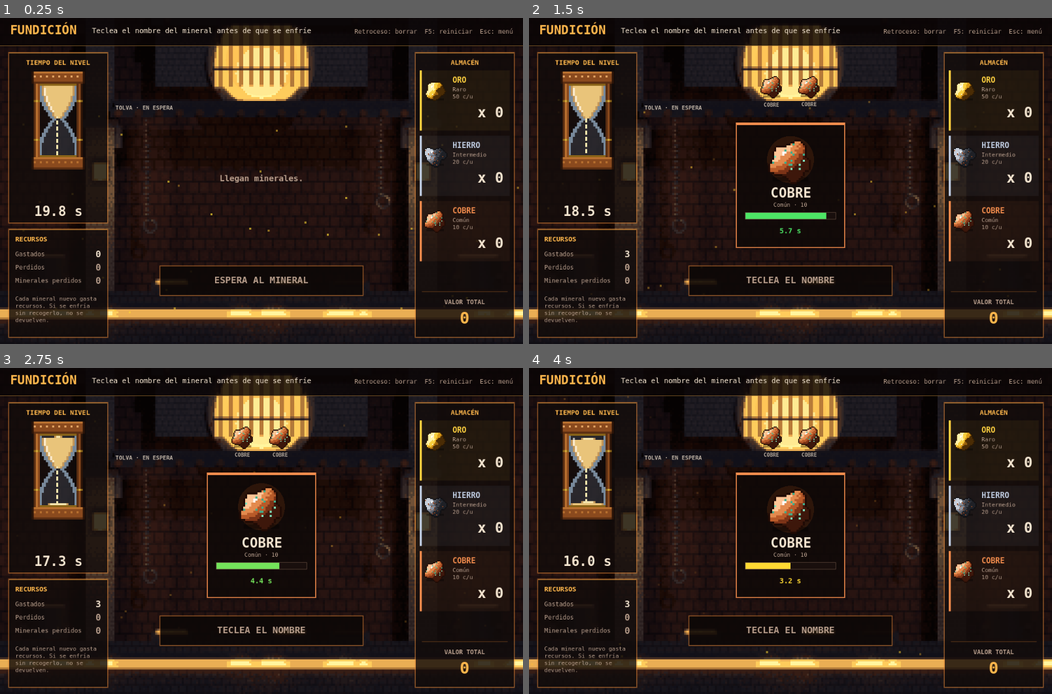
Above: before the commit, frames 1-4 (two rows, left to right).
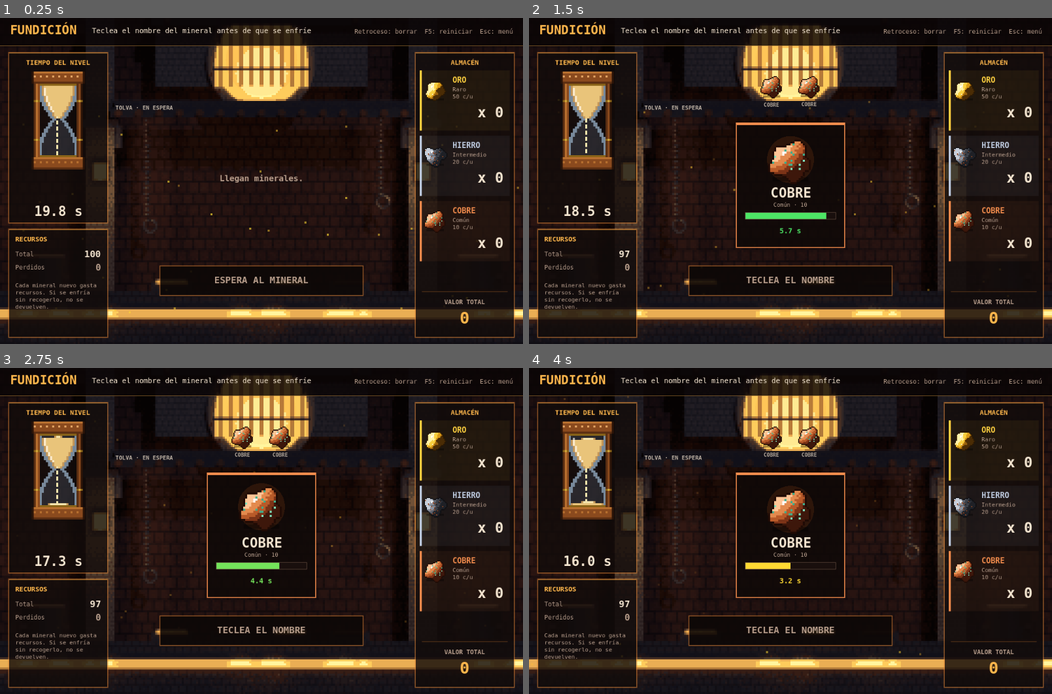
Above: after the commit, the same moments.

Repository: CrunchTimeLabs/nova-protocol
Game: Godot game, scene res://scenes/foundry_lab.tscn
Same seed, same stepped clock (60 frames per second), same inputs: the game is played once before the commit and once after it. This scene is started directly instead of the project's main scene.
Inputs (mouse positions are in pixels of both pictures, inside the frame that each line leads up to):
- Up to frame 1 (0.25 s): no input
- Up to frame 2 (1.5 s): tap Enter at 0.5 s; move the mouse to (905, 164) at 0.52 s; hold Right 0.53-1.25 s; tap 1 at 0.6 s; click (905, 164) at 0.67 s; tap Space at 0.77 s; drag from (685, 197) to (764, 246) at 1.27 s
- Up to frame 3 (2.75 s): tap Space at 2 s; move the mouse to (313, 459) at 2.02 s; hold Right from 2.03 s (still down); tap 3 at 2.1 s
- Up to frame 4 (4 s): release Right at 2.75 s; drag from (764, 596) to (633, 482) at 2.77 s; move the mouse to (947, 579) at 3.52 s; hold Left from 3.53 s (still down); tap Backspace at 3.6 s; tap Space at 3.77 s

The runs differ from the first frame. In frame 1, 0.7% of the frame differs, in the area x 2-20%, y 71-94%; in frame 2, 0.6%; in frame 3, 0.6%; in frame 4, 0.6%.

Commit message:
Se cambio los nombres y se quito un par de cosas

Diff:
--- a/game/features/foundry/foundry_run.gd
+++ b/game/features/foundry/foundry_run.gd
@@ -31,6 +31,8 @@
 }
 ## Recursos que cuesta generar cada mineral (no se devuelven si se pierde).
 const COSTS: Dictionary = {Mineral.IRON: 2, Mineral.COPPER: 1, Mineral.GOLD: 4}
+## Recursos totales del nivel: cada mineral nuevo gasta uno.
+const RESOURCE_TOTAL := 100
 const MIN_GROUP := 3
 const MAX_GROUP := 4
 const MIN_PICK := 1
@@ -77,6 +79,8 @@
 ## Objetivos en el centro, cada uno con su reloj.
 var active: Array[Spawn] = []
 var lost: int = 0
+## Recursos que quedan del total del nivel; baja de uno en uno con cada mineral nuevo.
+var resources: int = RESOURCE_TOTAL
 var resources_used: int = 0
 var resources_lost: int = 0
 var value: int = 0
@@ -161,6 +165,7 @@
     var added: Array[Spawn] = []
     while waiting.size() < size:
         var spawn: Spawn = Spawn.new(_random_mineral())
+        resources = maxi(resources - 1, 0)
         resources_used += int(COSTS[spawn.mineral])
         waiting.append(spawn)
         added.append(spawn)
--- a/game/features/foundry/view/foundry_screen.gd
+++ b/game/features/foundry/view/foundry_screen.gd
@@ -448,15 +448,14 @@
     var x: float = RESOURCE_PANEL.position.x + 14.0
     var y: float = RESOURCE_PANEL.position.y + 12.0
     UiDraw.text(self, Vector2(x, y), "RECURSOS", 13, FoundryArt.TITLE, true)
-    _resource_line(y + 30.0, "Gastados", str(_run.resources_used), FoundryArt.TEXT)
-    var lost_color: Color = FoundryArt.DANGER if _run.resources_lost > 0 else FoundryArt.MUTED
+    _resource_line(y + 30.0, "Total", str(_run.resources), FoundryArt.TEXT)
+    var lost_color: Color = FoundryArt.DANGER if _run.lost > 0 else FoundryArt.MUTED
     if _lost_flash > 0.0:
         lost_color = lost_color.lightened(0.5 * _lost_flash)
-    _resource_line(y + 56.0, "Perdidos", str(_run.resources_lost), lost_color)
-    _resource_line(y + 82.0, "Minerales perdidos", str(_run.lost), lost_color)
+    _resource_line(y + 56.0, "Perdidos", str(_run.lost), lost_color)
     UiDraw.wrapped(
             self,
-            Vector2(x, y + 118.0),
+            Vector2(x, y + 92.0),
             "Cada mineral nuevo gasta recursos. Si se enfría sin recogerlo, no se devuelven.",
             11,
             FoundryArt.MUTED,
--- a/game/tests/features/foundry/test_foundry_run.gd
+++ b/game/tests/features/foundry/test_foundry_run.gd
@@ -72,6 +72,7 @@
     _first_target()
     var left: Array[FoundryRun.Spawn] = _run.waiting.duplicate()
     var used: int = _run.resources_used
+    var resources_before: int = _run.resources
     _clear_center()
     for i: int in 40:
         _run.tick(0.05)
@@ -80,12 +81,15 @@
     check_equal(_run.rounds, 2, "con el centro vacío llega la ronda siguiente")
     var group: Array[FoundryRun.Spawn] = _run.waiting + _run.active
     var new_cost: int = 0
+    var new_minerals: int = 0
     for spawn: FoundryRun.Spawn in group:
         if not left.has(spawn):
             new_cost += int(FoundryRun.COSTS[spawn.mineral])
+            new_minerals += 1
     for spawn: FoundryRun.Spawn in left:
         check(group.has(spawn), "el que esperaba sigue en el grupo nuevo")
     check_equal(_run.resources_used, used + new_cost, "solo los minerales nuevos gastan recursos")
+    check_equal(_run.resources, resources_before - new_minerals, "el total baja de uno en uno con cada mineral nuevo")
 
 
 func test_same_seed_repeats_rounds() -> void:
